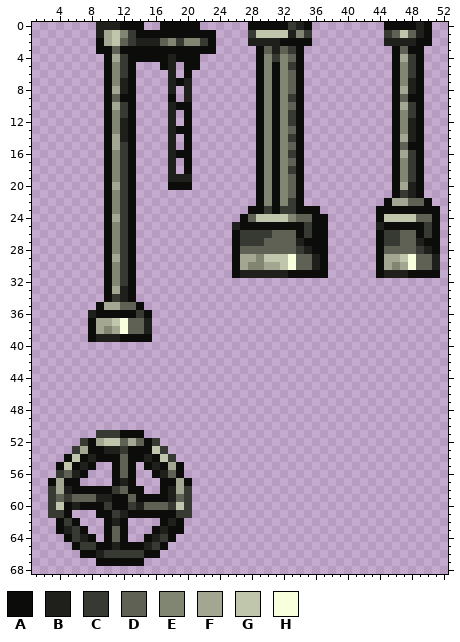
Two versions of one sprite sheet, content/Entities/Structures/Industry/PowerHammer/power_hammer.00.parts.png. That is the earlier state.
The file is 64x96 pixels. Shown: x 1..52, y 0..68.
Palette (. is transparent): A #0c0c0b  B #1f201c  C #373933  D #5f6154  E #808672  F #a3a690  G #c0c6ac  H #f7ffdd
Pixels before (only the part around the change), first column x 1:
46 ................................
47 ................................
48 ................................
49 ................................
50 ................................
51 ........CCCAAA..................
52 ......CAFGGDFDAC................
53 .....CFAABBCAAAGC...............
54 ....AGABAAADAABAGC..............
55 ...AGABA..ADA.ABAFA.............
56 ...CDBA...ADA..ABDA.............
57 ..AFAA....ABA...AAFA............
58 ..CFBAAAAACDAA..ABFC............
59 ..CDCDDDBBAADAAAABDC............
60 ..CGABAAACAACBDDDCGC............
61 ..CCA...AACBAAAAAACC............
62 ...ACA...ABA....ABA.............
63 ...ABCA..ADA...ABAA.............
64 ....ACBA.ADA..ABCA..............
65 .....ACCAABAAABCA...............
66 ......AABCCCCCAA................
67 ........AAAAAA..................
68 ................................
The same view after the edit:
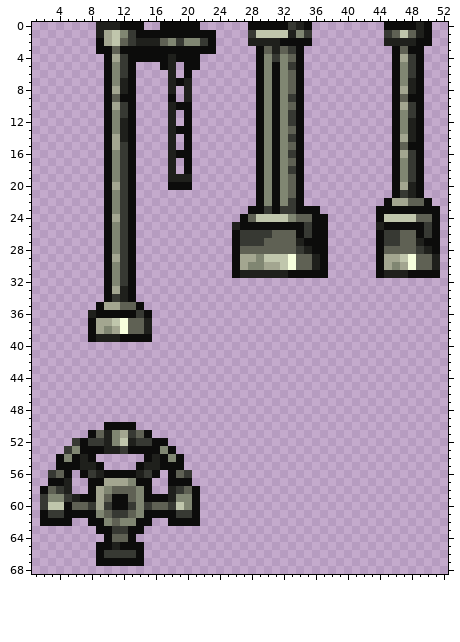
The exact change:
{"y":50,"x":10,"old":"....","new":"AAAA"}
{"y":51,"x":8,"old":".CCCAAA.","new":"ADBEFCDA"}
{"y":52,"x":6,"old":".CAFGGDFDAC.","new":"CACCBEGBCCAA"}
{"y":53,"x":5,"old":".CF","new":"CEA"}
{"y":53,"x":16,"old":"GC.","new":"AEA"}
{"y":54,"x":4,"old":".AGABAAADAABAGC.","new":"AEABA......ABAEA"}
{"y":55,"x":5,"old":"G","new":"A"}
{"y":55,"x":8,"old":"A.","new":"BA"}
{"y":55,"x":11,"old":"ADA.A","new":"...AB"}
{"y":55,"x":18,"old":"F","new":"A"}
{"y":56,"x":3,"old":".CDB","new":"CDA."}
{"y":56,"x":8,"old":"...","new":"CBA"}
{"y":56,"x":12,"old":"D","new":"A"}
{"y":56,"x":14,"old":"..","new":"BC"}
{"y":56,"x":17,"old":"BDA.","new":".ADC"}
{"y":57,"x":4,"old":"FAA","new":"AB."}
{"y":57,"x":8,"old":"...ABA..","new":"AAFFFEAA"}
{"y":57,"x":17,"old":"A","new":"."}
{"y":57,"x":19,"old":"F","new":"A"}
{"y":58,"x":2,"old":".CF","new":"ADC"}
{"y":58,"x":6,"old":"AA","new":".."}
{"y":58,"x":9,"old":"AAC","new":"FED"}
{"y":58,"x":13,"old":"AA.","new":"DEA"}
{"y":58,"x":17,"old":"A","new":"."}
{"y":58,"x":19,"old":"FC.","new":"CDA"}
{"y":59,"x":2,"old":".CD","new":"CEE"}
{"y":59,"x":6,"old":"DDDBB","new":"BAAFD"}
{"y":59,"x":14,"old":"A","new":"E"}
{"y":59,"x":19,"old":"DC.","new":"EEA"}
{"y":60,"x":2,"old":".C","new":"CG"}
{"y":60,"x":6,"old":"BAAA","new":"DDCF"}
{"y":60,"x":14,"old":"BD","new":"EC"}
{"y":60,"x":20,"old":"C.","new":"EA"}
{"y":61,"x":2,"old":".","new":"A"}
{"y":61,"x":6,"old":"...AA","new":"AAAED"}
{"y":61,"x":12,"old":"BAA","new":"CDE"}
{"y":61,"x":21,"old":".","new":"A"}
{"y":62,"x":2,"old":"..","new":"AA"}
{"y":62,"x":5,"old":"CA","new":"A."}
{"y":62,"x":8,"old":"..ABA...","new":"AAEDEEAA"}
{"y":62,"x":17,"old":"AB","new":".A"}
{"y":62,"x":20,"old":"..","new":"AA"}
{"y":63,"x":4,"old":"ABCA","new":"...."}
{"y":63,"x":9,"old":".","new":"A"}
{"y":63,"x":11,"old":"DA..","new":"CCAA"}
{"y":63,"x":16,"old":"ABAA","new":"...."}
{"y":64,"x":5,"old":"ACBA","new":"...."}
{"y":64,"x":12,"old":"A.","new":"DA"}
{"y":64,"x":15,"old":"ABCA","new":"...."}
{"y":65,"x":6,"old":"ACC","new":"..."}
{"y":65,"x":15,"old":"BCA","new":"..."}
{"y":66,"x":7,"old":"AAB","new":"..A"}
{"y":66,"x":14,"old":"CAA","new":"A.."}
